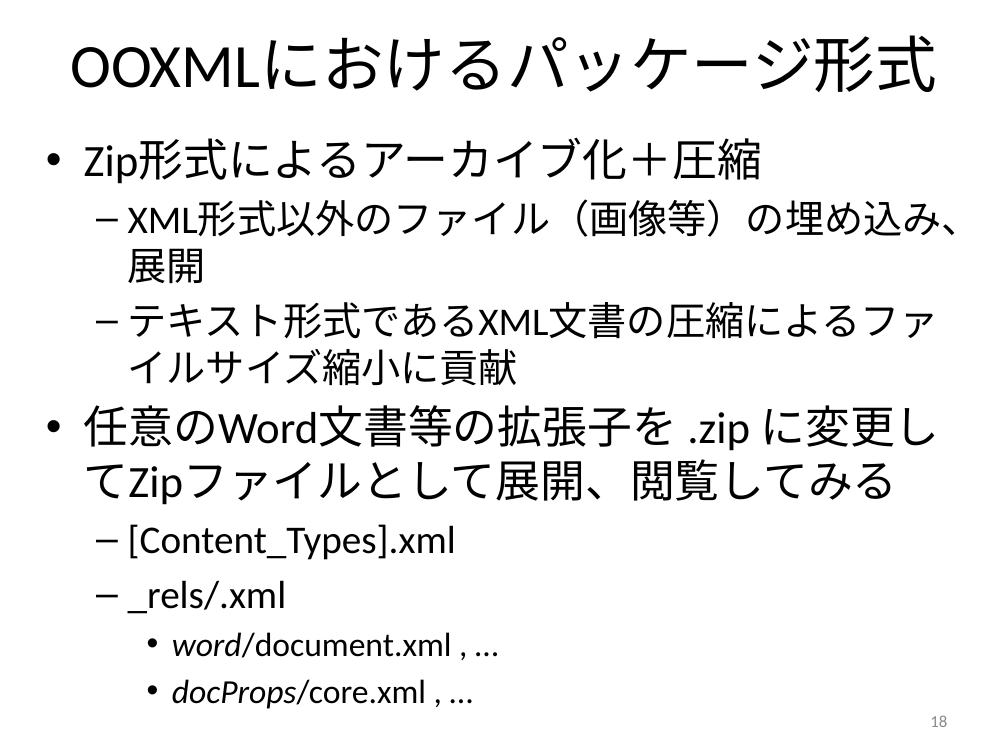
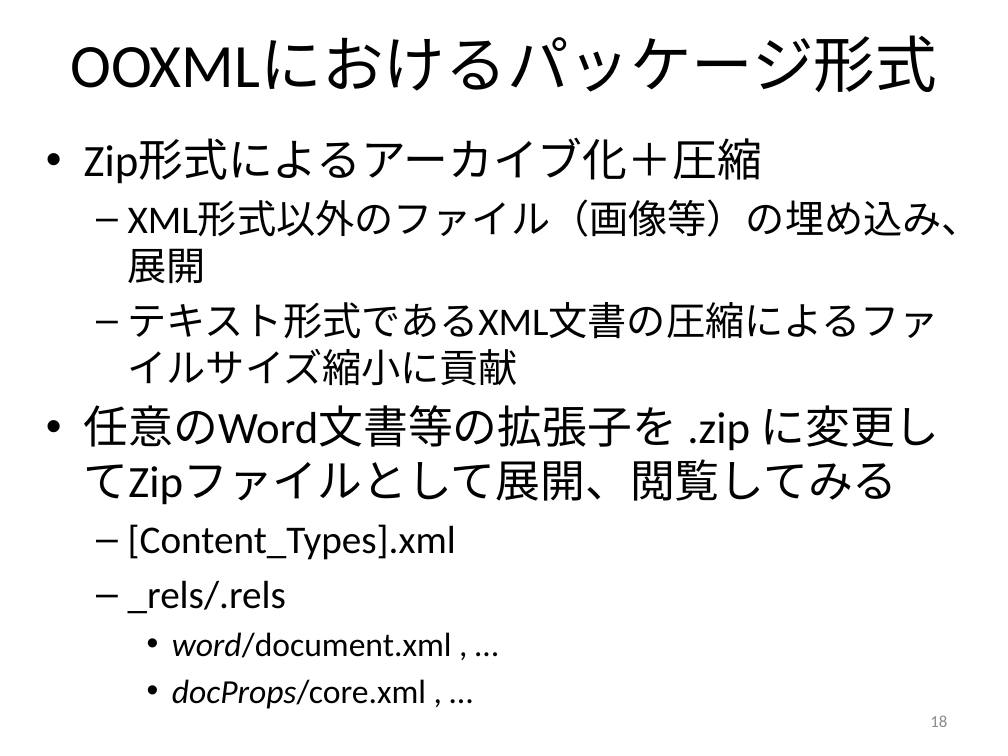
Before and after one commit to masao/public_html, a slide deck: slide 18 of lecture/2013/digital-document/20130620-Digital-Document-10.pptx. Drawn at 1008x756 pixels with LibreOffice and Linux fonts; fonts in the diff are those of the drawing. Boxes give left, top, right and bottom in pixels: in the first picture for what was removed or moved away, otherwise in the second. Text is boxed around its words. In the diff, an @@ line names an element or a change of style, - is before the commit and + after.

```diff
--- a/lecture/2013/digital-document/20130620-Digital-Document-10.pptx
+++ b/lecture/2013/digital-document/20130620-Digital-Document-10.pptx
@@ text at [128,580,286,614]: text changed @@
-  – _rels/.xml
+  – _rels/.rels
```
Also in this commit, not shown: 5 other slides changed, 1 other file.
